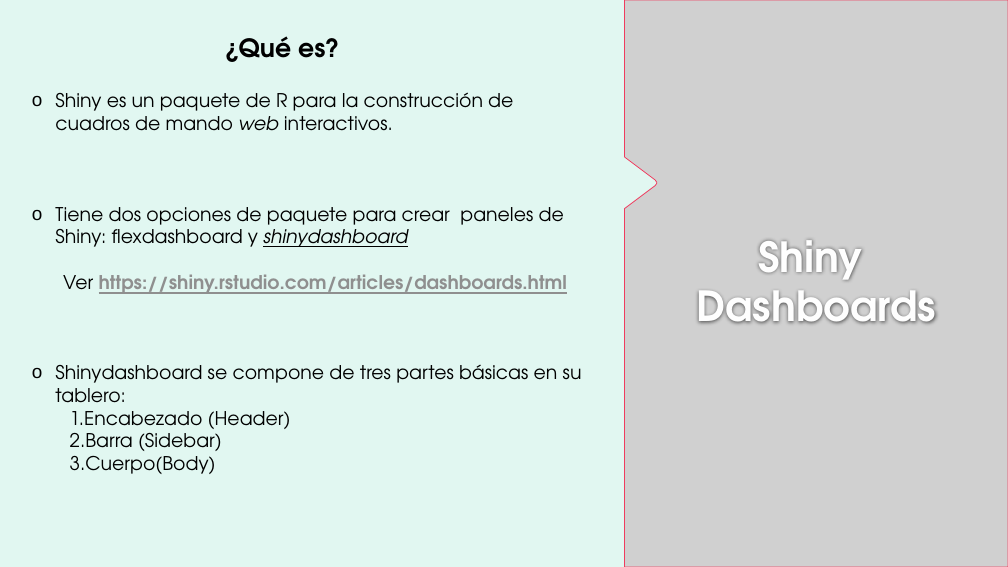
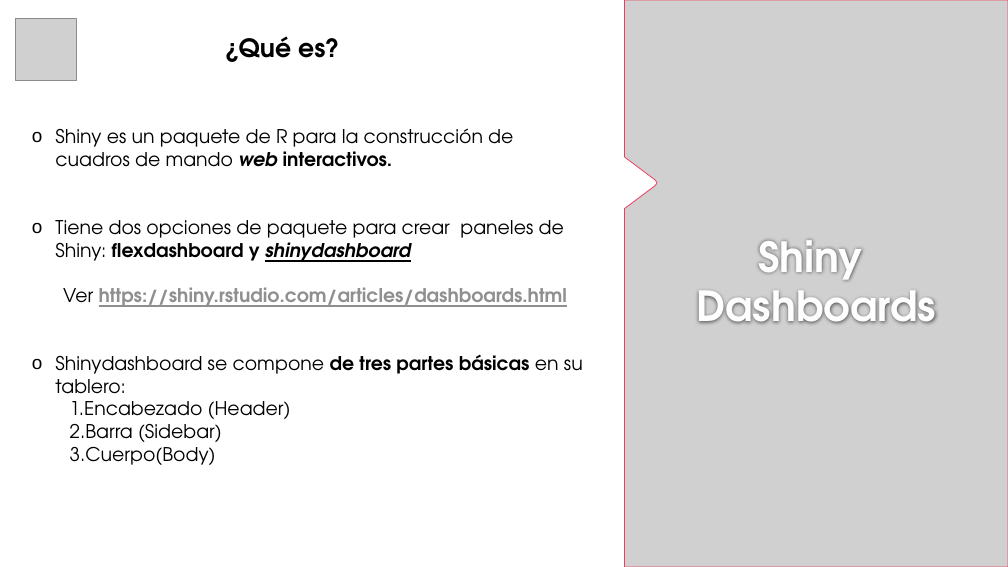
Before and after one commit to mcag2099/Taller_IEEE_Siendo_Creativos_R, a slide deck: slide 6 of Ppt_rmarkdown_shiny.pptx. Drawn at 1008x567 pixels with LibreOffice and Linux fonts; fonts in the diff are those of the drawing; grey boxes stand for pictures; background and template pictures are left out. Boxes give left, top, right and bottom in pixels: in the first picture for what was removed or moved away, otherwise in the second. Text is boxed around its words. In the diff, an @@ line names an element or a change of style, - is before the commit and + after.

```diff
--- a/Ppt_rmarkdown_shiny.pptx
+++ b/Ppt_rmarkdown_shiny.pptx
@@ background #E1F7F1 to #FFFFFF @@
@@ picture added at box(15, 18, 76, 80) @@
@@ text "Shiny es un paquete de ...": place and size @@
-text "Shiny es un paquete de ..." at box(55, 92, 582, 474)
+text "Shiny es un paquete de ..." at box(55, 128, 583, 465)
@@ text at box(55, 128, 583, 394): bold on in "web interactivos.", "flexdashboard y shinydashboard", "de tres partes básicas" @@
```
Also in this commit, not shown: 11 other slides changed, 3 slides added, 1 slide removed, 6 other files.
